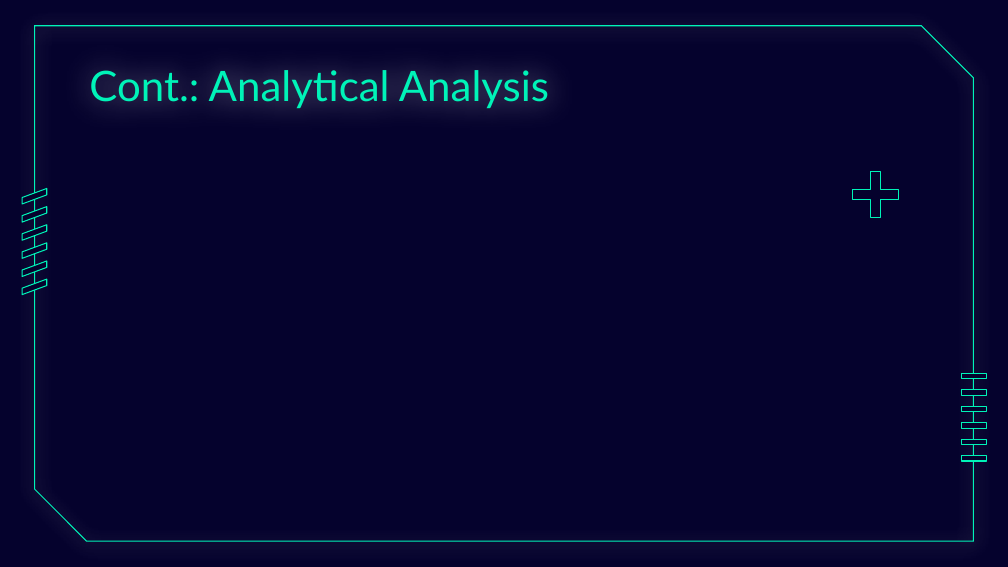
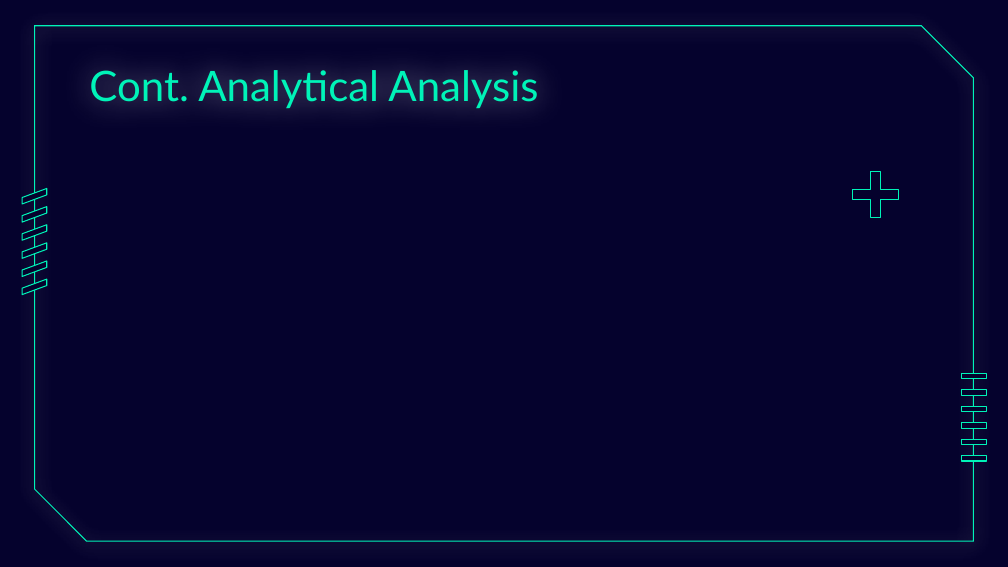
Before and after one commit to MohamedHussein811/Divide-and-Conquer, a slide deck: slide 15 of Divide And Conquer Explaination.pptx. Drawn at 1008x567 pixels with LibreOffice and Linux fonts; fonts in the diff are those of the drawing; grey boxes stand for pictures; background and template pictures are left out. Boxes give left, top, right and bottom in pixels: in the first picture for what was removed or moved away, otherwise in the second. Text is boxed around its words. In the diff, an @@ line names an element or a change of style, - is before the commit and + after.

```diff
--- a/Divide And Conquer Explaination.pptx
+++ b/Divide And Conquer Explaination.pptx
@@ title at (89,70,538,108): text changed @@
-Cont.: Analytical Analysis
+Cont. Analytical Analysis
```
Also in this commit, not shown: 3 other slides changed, 6 slides added, 6 slides removed.
